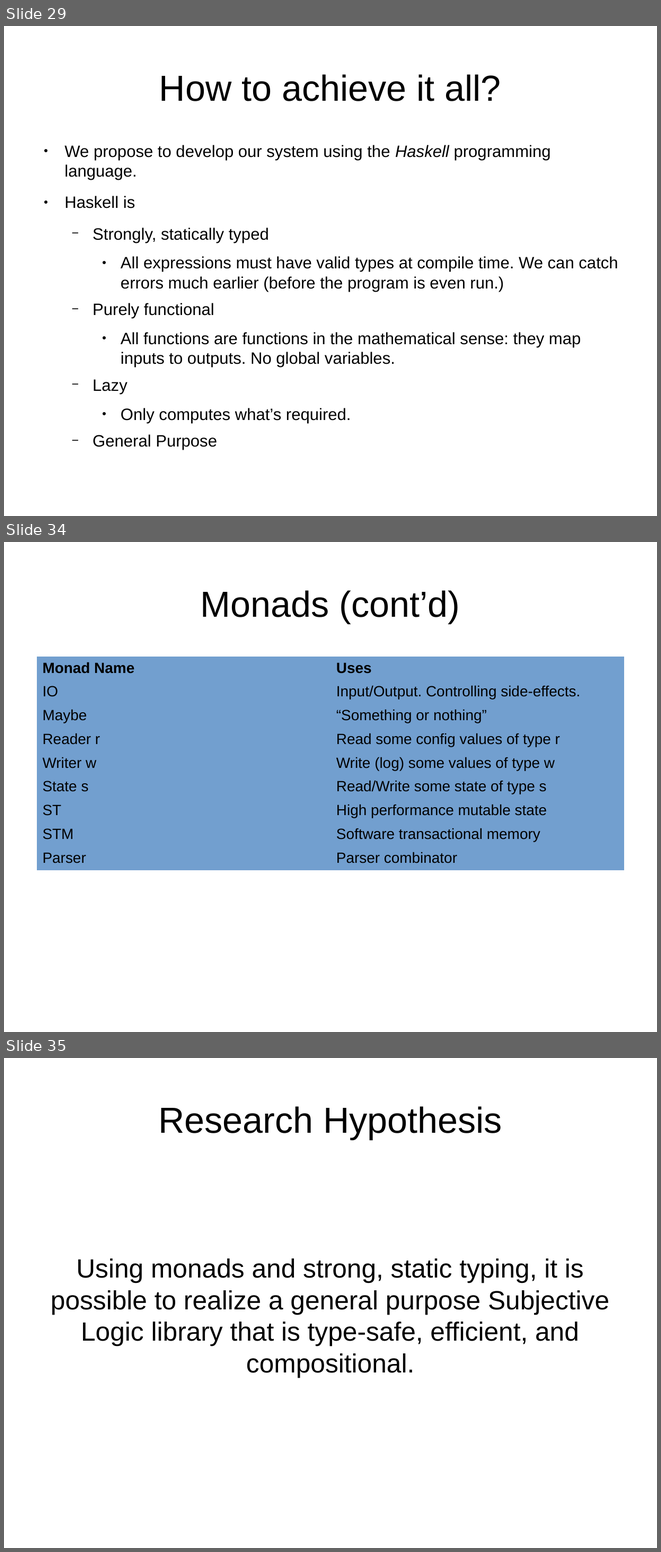
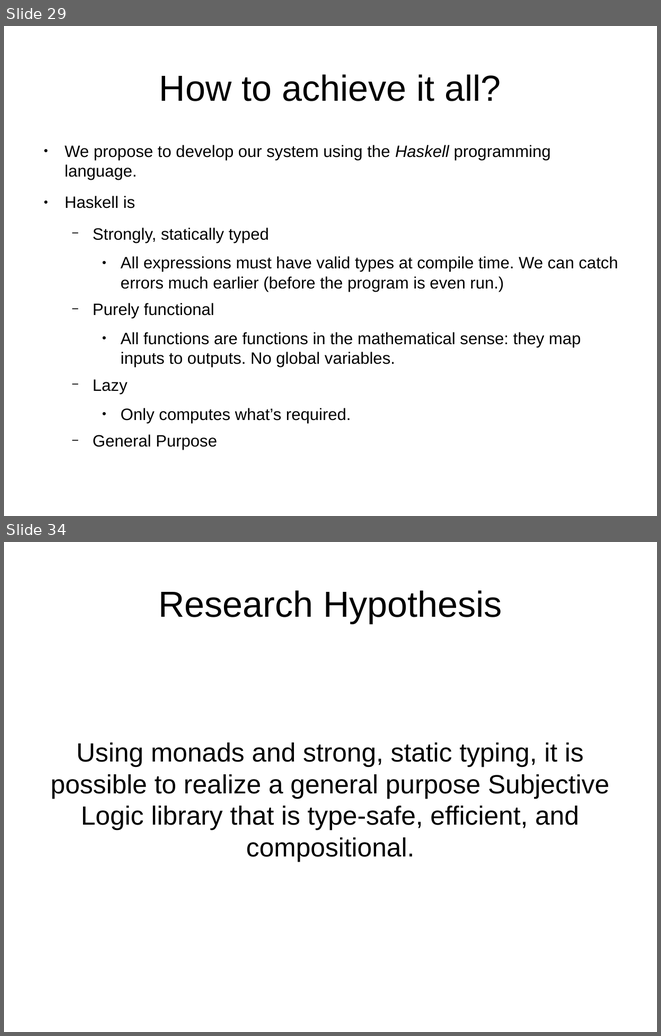
Before and after one commit to bstamour/SLHS, a slide deck: docs/proposal-from-bob.odp. Shown one above the other, each under a label of ours: slides 29, 34 and 35 before the commit, slides 29 and 34 after it; the slides between them are not shown. The pictures are 661x1552 and 661x1036 pixels, drawn with LibreOffice and Linux fonts; fonts in the diff are those of the drawing. Boxes give left, top, right and bottom in pixels: in the first picture for what was removed or moved away, otherwise in the second. Text is boxed around its words. In the diff, an @@ line names an element or a change of style, - is before the commit and + after.

Commit message:
monads. coloured the tables nicely.

```diff
--- a/docs/proposal-from-bob.odp
+++ b/docs/proposal-from-bob.odp
@@ slide 34 removed at bbox=[4, 542, 657, 1032], background #FFFFFF @@
@@ title removed at bbox=[201, 590, 460, 623] @@
-Monads (cont’d)
@@ table removed at bbox=[36, 656, 625, 865], 9 rows, 2 columns @@
-Monad Name | Uses
-IO | Input/Output. Controlling side-effects.
-Maybe | “Something or nothing”
-Reader r | Read some config values of type r
-Writer w | Write (log) some values of type w
-State s | Read/Write some state of type s
-ST | High performance mutable state
-STM | Software transactional memory
-Parser | Parser combinator
@@ what was slide 35 is now slide 34 @@
```
Also in this commit, not shown: 7 slides changed, 1 slide added, 1 other slide removed.
